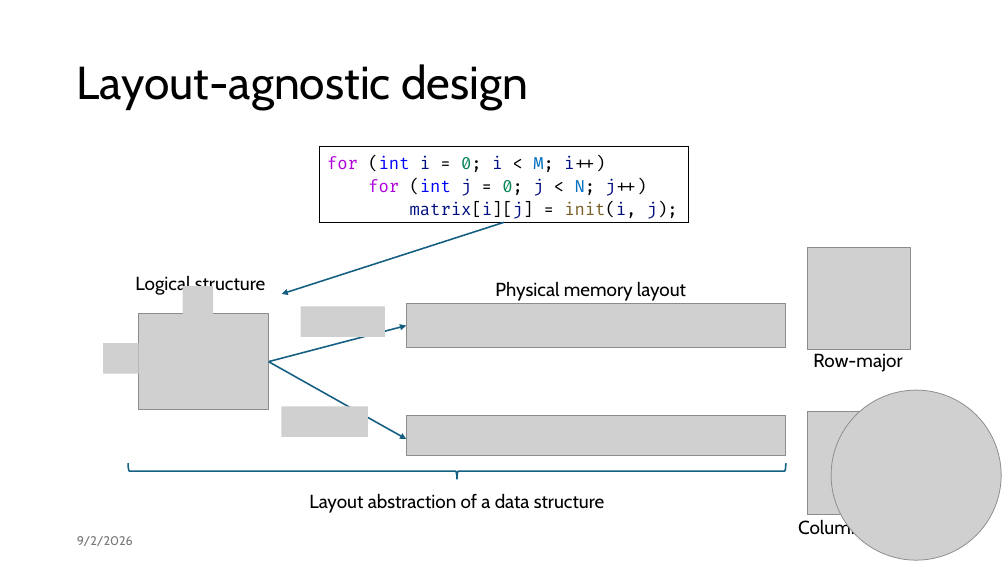
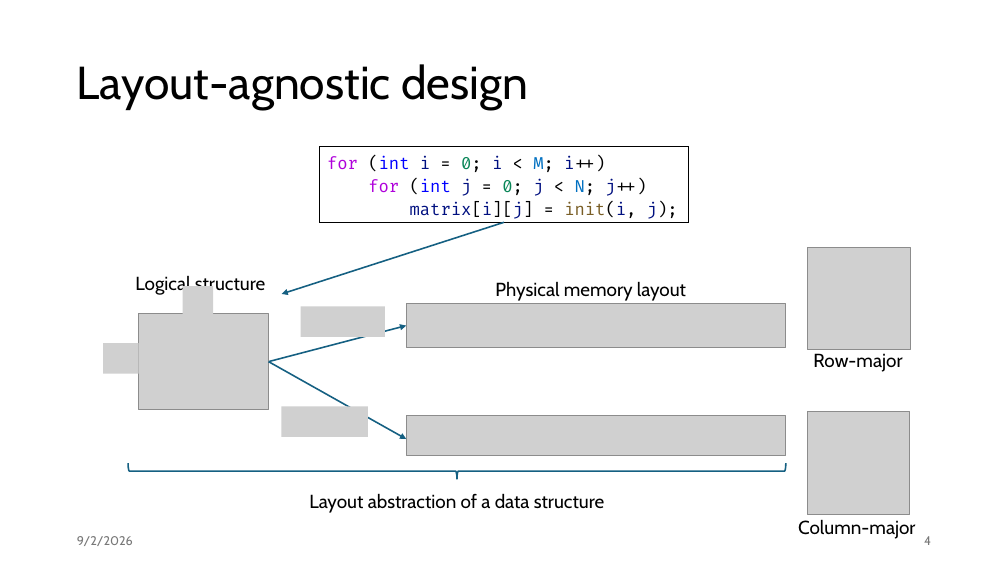
Before and after one commit to jiriklepl/phd-thesis, a slide deck: slide 4 of slides/Optimizing Memory Layouts and Traversal Orders in High-Performance Computing.pptx. Drawn at 1008x567 pixels with LibreOffice and Linux fonts; fonts in the diff are those of the drawing; grey boxes stand for pictures. Boxes give left, top, right and bottom in pixels: in the first picture for what was removed or moved away, otherwise in the second. Text is boxed around its words. In the diff, an @@ line names an element or a change of style, - is before the commit and + after.

```diff
--- a/slides/Optimizing Memory Layouts and Traversal Orders in High-Performance Computing.pptx
+++ b/slides/Optimizing Memory Layouts and Traversal Orders in High-Performance Computing.pptx
@@ picture removed at [831,390,1001,560] @@
@@ page number added at [924,536,931,545], 12 pt, text #797979 @@
+4
```
Also in this commit, not shown: 3 other slides changed.
